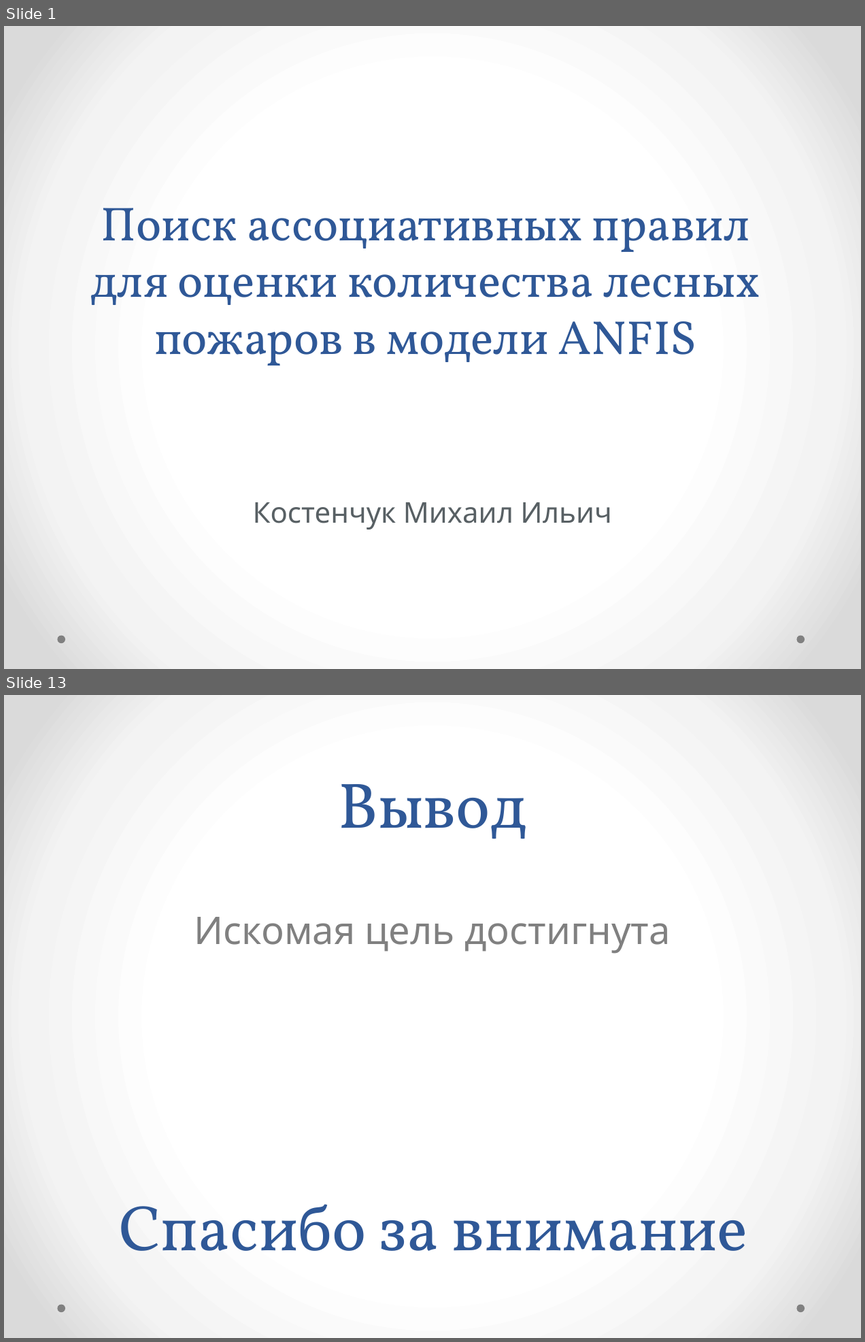
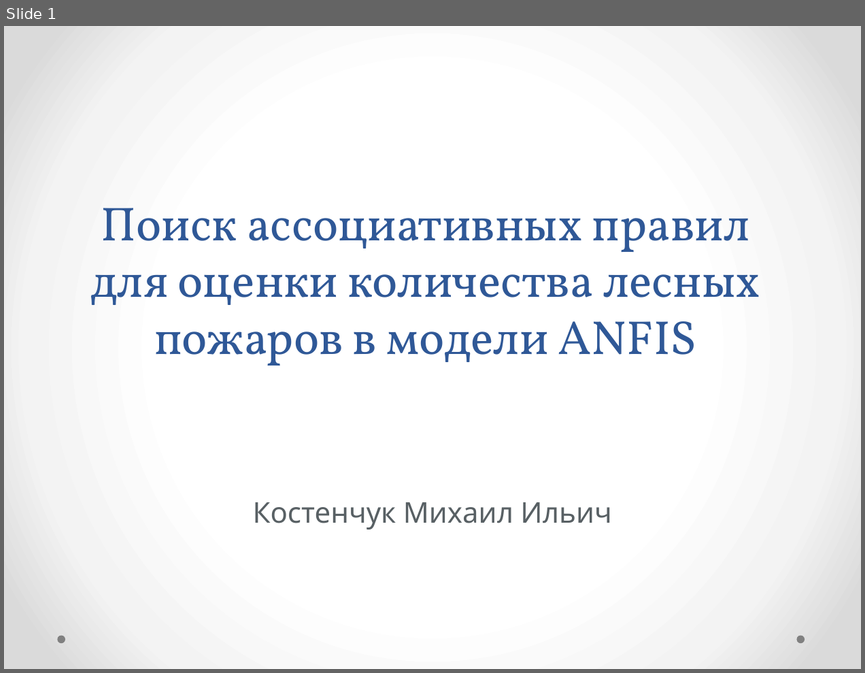
Before and after one commit to kmi9work/Fires, a slide deck: Apriori/my_tex/Поиск ассоциативных правил_Apriori.pptx. Shown one above the other, each under a label of ours: slides 1 and 13 before the commit, slide 1 after it; the slides between them are not shown. The pictures are 865x1342 and 865x673 pixels, drawn with LibreOffice and Linux fonts; fonts in the diff are those of the drawing. Boxes give left, top, right and bottom in pixels: in the first picture for what was removed or moved away, otherwise in the second. Text is boxed around its words. In the diff, an @@ line names an element or a change of style, - is before the commit and + after.

```diff
--- a/Apriori/my_tex/Поиск ассоциативных правил_Apriori.pptx
+++ b/Apriori/my_tex/Поиск ассоциативных правил_Apriori.pptx
@@ slide 13 removed at [4,695,861,1338], background gradient #FFFFFF to #F4F4F4 to #DADADA; not listed: 2 template elements that a slide beside it also shows @@
@@ title removed at [338,784,526,839] @@
-Вывод
@@ text removed at [194,917,670,953] @@
-Искомая цель достигнута
@@ text removed at [119,1204,748,1251] @@
-Спасибо за внимание
```
Also in this commit, not shown: 11 slides changed, 3 slides added, 5 other files.
